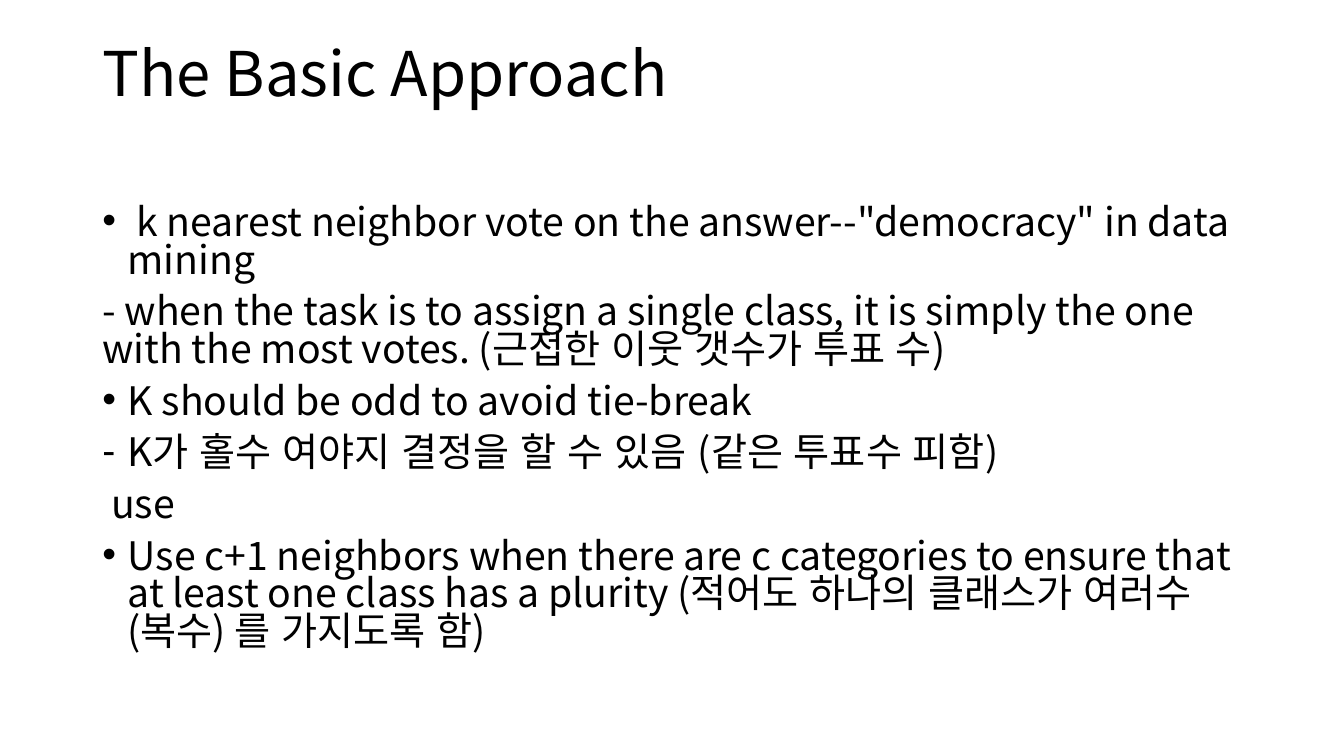
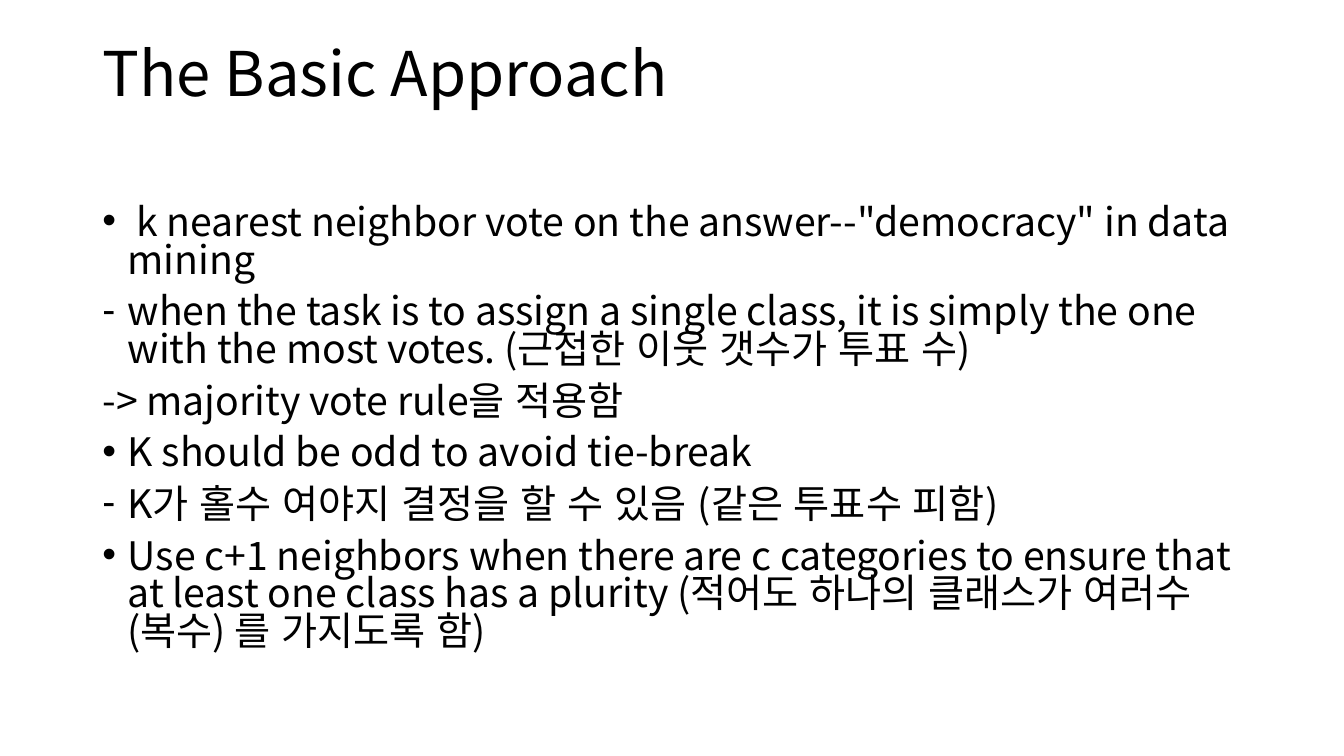
Before and after one commit to gudrb/machine_learning_class, a slide deck: slide 17 of IBL ppt.pptx (slide 12 before the commit). Drawn at 1344x756 pixels with LibreOffice and Linux fonts; fonts in the diff are those of the drawing. Boxes give left, top, right and bottom in pixels: in the first picture for what was removed or moved away, otherwise in the second. Text is boxed around its words. In the diff, an @@ line names an element or a change of style, - is before the commit and + after.

```diff
--- a/IBL ppt.pptx
+++ b/IBL ppt.pptx
@@ text at <box>128,293,1196,425</box>: text changed @@
-- when the task is to assign a single class, it is simply the one with the most votes. (근접한 이웃 갯수가 투표 수)
+– when the task is to assign a single class, it is simply the one with the most votes. (근접한 이웃 갯수가 투표 수)
+-> majority vote rule을 적용함
@@ text at <box>111,496,175,519</box>: paragraph removed @@
-use
```
Also in this commit, not shown: 4 other slides changed, 7 slides added.
